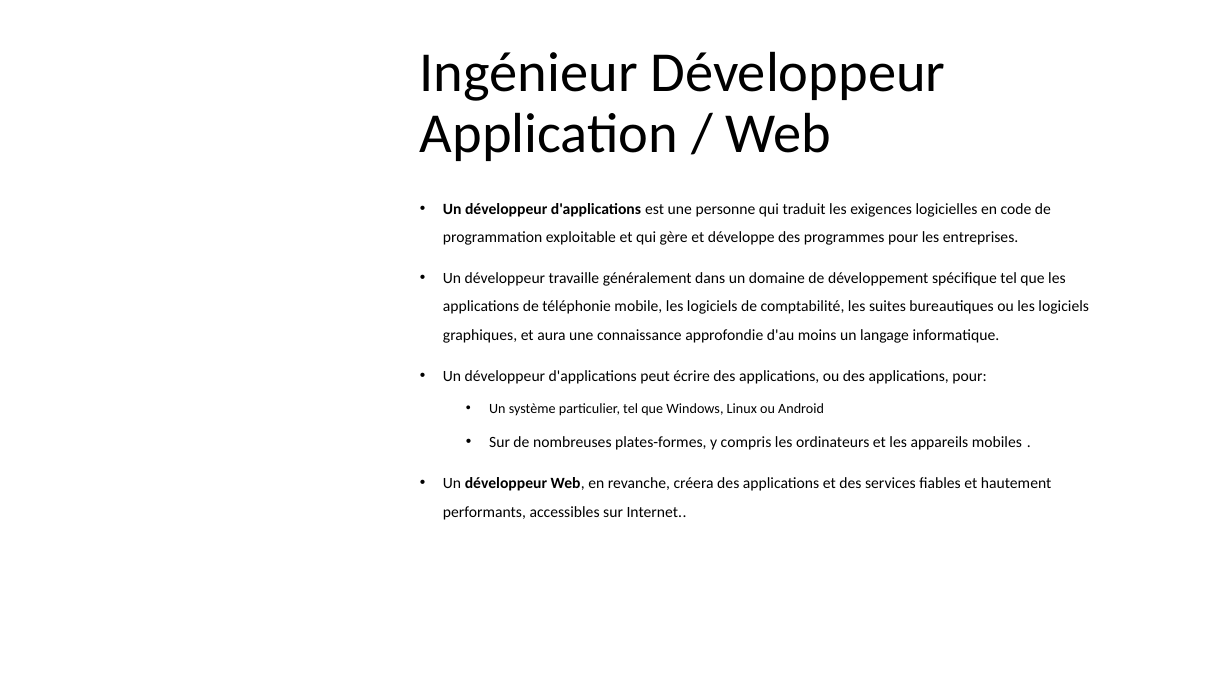
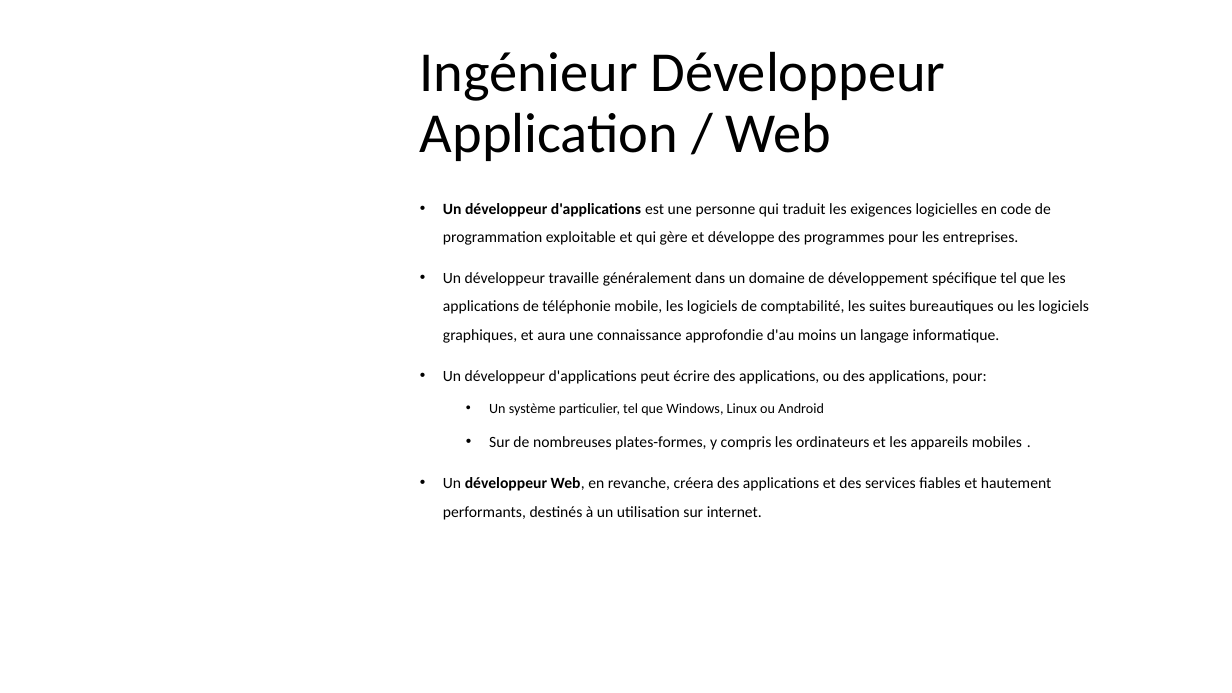
Before and after one commit to Solifred38/cv, a slide deck: slide 7 of Profiles_jobs_it.pptx. Drawn at 1232x693 pixels with LibreOffice and Linux fonts; fonts in the diff are those of the drawing; background and template pictures are left out. Boxes give left, top, right and bottom in pixels: in the first picture for what was removed or moved away, otherwise in the second. Text is boxed around its words. In the diff, an @@ line names an element or a change of style, - is before the commit and + after.

```diff
--- a/Profiles_jobs_it.pptx
+++ b/Profiles_jobs_it.pptx
@@ text at (x1=443, y1=477, x2=1051, y2=520): text changed @@
-• Un développeur Web, en revanche, créera des applications et des services fiables et hautement performants, accessibles sur Internet..
+• Un développeur Web, en revanche, créera des applications et des services fiables et hautement performants, destinés à un utilisation sur internet.
```
Also in this commit, not shown: 19 other slides changed, 15 slides added.
